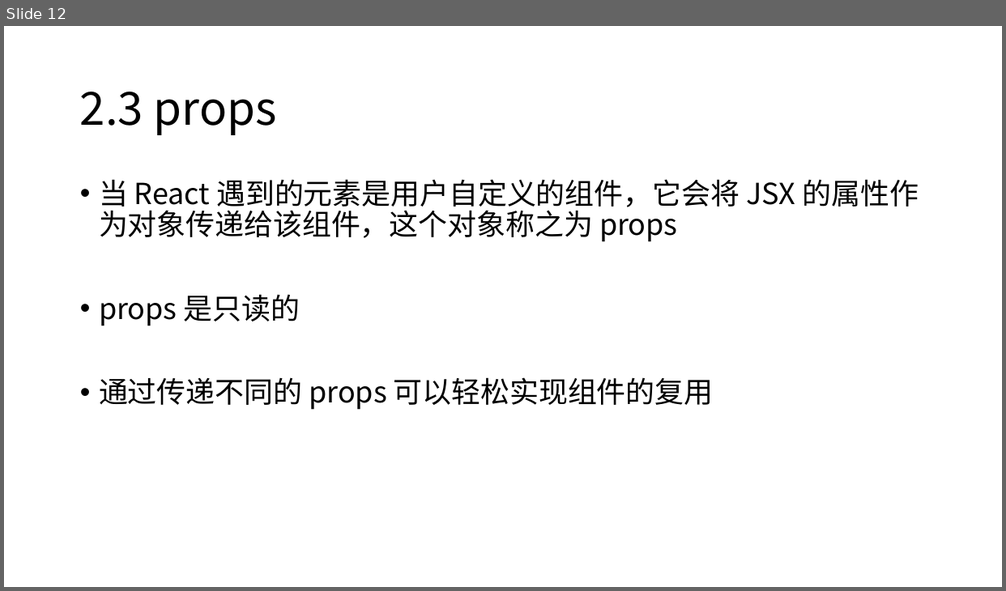
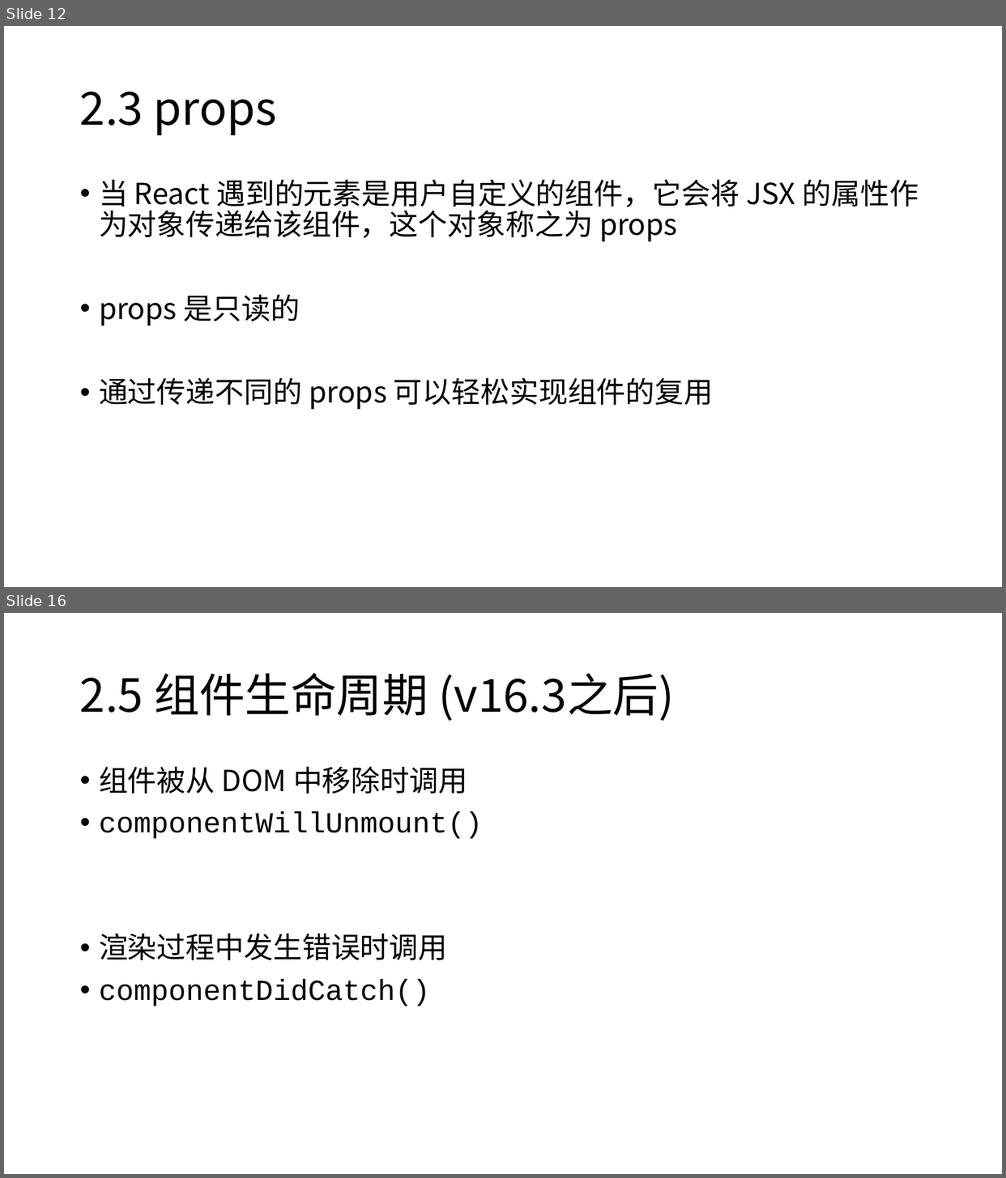
Before and after one commit to Zettat123/react_tutorial, a slide deck: slides/React 入门.pptx. Shown one above the other, each under a label of ours: slide 12 before the commit, slides 12 and 16 after it; the slides between them are not shown. The pictures are 1006x591 and 1006x1178 pixels, drawn with LibreOffice and Linux fonts; fonts in the diff are those of the drawing. Boxes give left, top, right and bottom in pixels: in the first picture for what was removed or moved away, otherwise in the second. Text is boxed around its words. In the diff, an @@ line names an element or a change of style, - is before the commit and + after.

```diff
--- a/slides/React 入门.pptx
+++ b/slides/React 入门.pptx
@@ slide 16 added at (4,613,1002,1174), background #FFFFFF @@
@@ title added at (80,673,674,721), 44 pt, text #000000 @@
+2.5 组件生命周期 (v16.3之后)
@@ text added at (99,766,483,1007), 28 pt, text #000000 @@
+• 组件被从 DOM 中移除时调用
+• componentWillUnmount()
+• 渲染过程中发生错误时调用
+• componentDidCatch()
```
Also in this commit, not shown: 1 slide changed, 3 other slides added, 6 other files.
